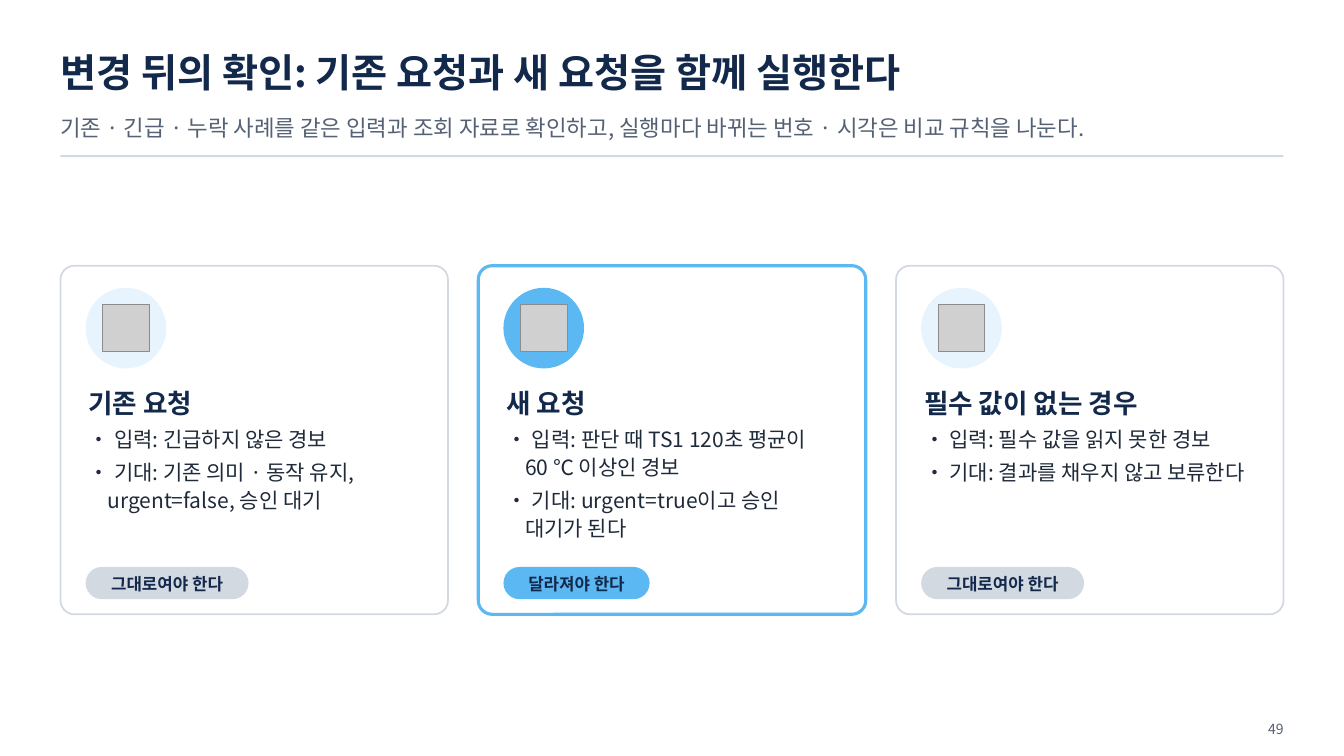
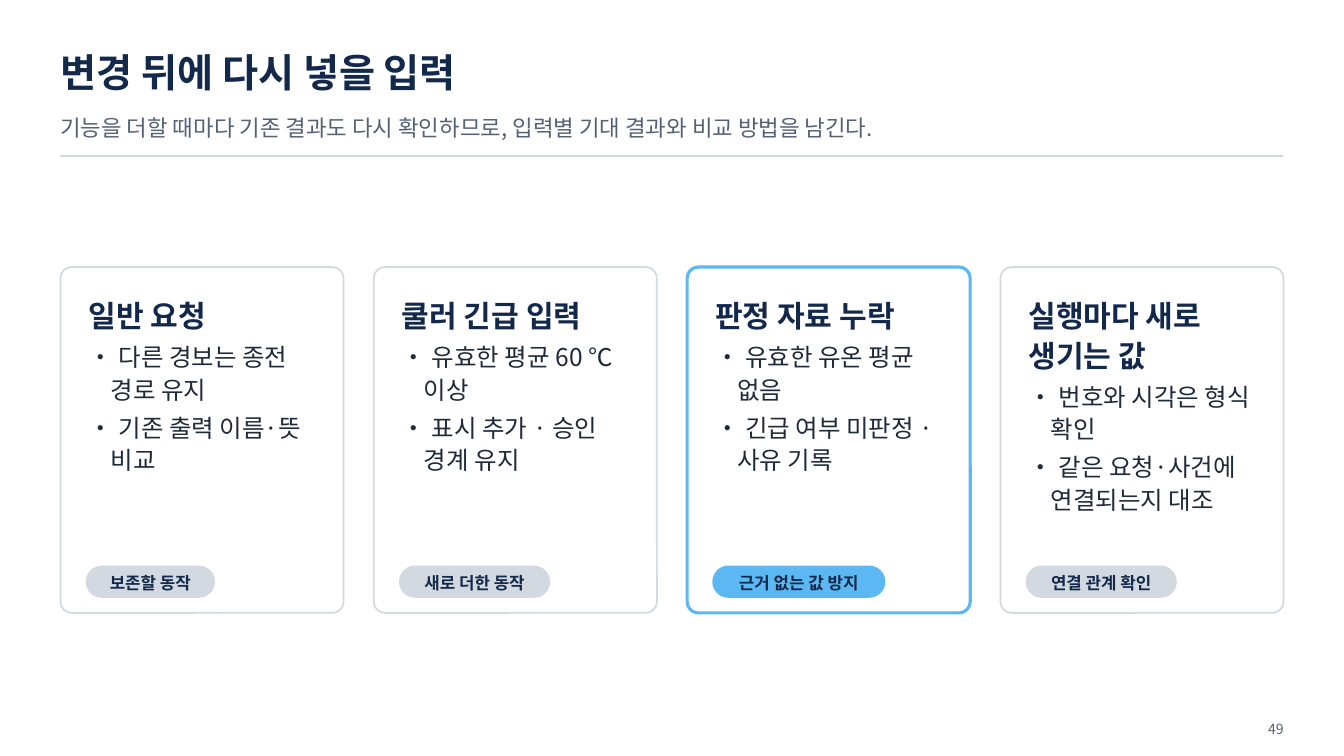
Before and after one commit to uengine-oss/hyd-iot-edu, a slide deck: slide 49 of workspace/강의제작/산출물/통합반/이론/07회차/통합반_07일차.pptx. Drawn at 1344x756 pixels with LibreOffice and Linux fonts; fonts in the diff are those of the drawing; grey boxes stand for pictures. Boxes give left, top, right and bottom in pixels: in the first picture for what was removed or moved away, otherwise in the second. Text is boxed around its words. In the diff, an @@ line names an element or a change of style, - is before the commit and + after.

Commit message:
통합반 7회차 45~49장 유효성·변경 검사를 보강하고 75행 본문 26분34초를 검증

```diff
--- a/workspace/강의제작/산출물/통합반/이론/07회차/통합반_07일차.pptx
+++ b/workspace/강의제작/산출물/통합반/이론/07회차/통합반_07일차.pptx
@@ text at (x1=60, y1=54, x2=456, y2=91): text changed @@
-변경 뒤의 확인: 기존 요청과 새 요청을 함께 실행한다
+변경 뒤에 다시 넣을 입력
@@ text at (x1=60, y1=117, x2=873, y2=140): text changed @@
-기존 · 긴급 · 누락 사례를 같은 입력과 조회 자료로 확인하고, 실행마다 바뀌는 번호 · 시각은 비교 규칙을 나눈다.
+기능을 더할 때마다 기존 결과도 다시 확인하므로, 입력별 기대 결과와 비교 방법을 남긴다.
@@ rounded rectangle resized from (x1=60, y1=266, x2=448, y2=615) to (x1=60, y1=267, x2=344, y2=613) @@
@@ rounded rectangle added at (x1=374, y1=267, x2=657, y2=613), fill #FFFFFF, outline #D3D9E1 1.25 pt @@
@@ rounded rectangle resized from (x1=478, y1=266, x2=865, y2=615) to (x1=688, y1=267, x2=971, y2=613) @@
@@ rounded rectangle resized from (x1=896, y1=266, x2=1284, y2=615) to (x1=1000, y1=267, x2=1284, y2=613) @@
@@ ellipse removed at (x1=86, y1=288, x2=166, y2=369) @@
@@ ellipse removed at (x1=503, y1=288, x2=584, y2=369) @@
@@ ellipse removed at (x1=922, y1=288, x2=1002, y2=369) @@
@@ text added at (x1=89, y1=301, x2=302, y2=471), 17.5 pt, text #1F2A3A @@
+일반 요청
+• 다른 경보는 종전 경로 유지
+• 기존 출력 이름·뜻 비교
@@ picture removed at (x1=103, y1=304, x2=149, y2=351) @@
@@ text added at (x1=402, y1=301, x2=612, y2=471), 17.5 pt, text #1F2A3A @@
+쿨러 긴급 입력
+• 유효한 평균 60 ℃ 이상
+• 표시 추가 · 승인 경계 유지
@@ picture removed at (x1=520, y1=304, x2=567, y2=351) @@
@@ text at (x1=715, y1=302, x2=914, y2=471): text changed; size 15 to 17.5 pt @@
-새 요청
-• 입력: 판단 때 TS1 120초 평균이 60 ℃ 이상인 경보
-• 기대: urgent=true이고 승인 대기가 된다
+판정 자료 누락
+• 유효한 유온 평균 없음
+• 긴급 여부 미판정 · 사유 기록
@@ picture removed at (x1=939, y1=304, x2=985, y2=351) @@
@@ text added at (x1=1028, y1=301, x2=1250, y2=511), 17.5 pt, text #1F2A3A @@
+실행마다 새로 생기는 값
+• 번호와 시각은 형식 확인
+• 같은 요청·사건에 연결되는지 대조
@@ rounded rectangle resized from (x1=86, y1=567, x2=249, y2=599) to (x1=86, y1=566, x2=215, y2=598) @@
@@ text "보존할 동작" at (x1=110, y1=575, x2=191, y2=591): vertical alignment top to middle @@
@@ rounded rectangle added at (x1=399, y1=566, x2=551, y2=598), fill #D3D9E1 @@
@@ rounded rectangle resized from (x1=503, y1=567, x2=649, y2=599) to (x1=713, y1=566, x2=886, y2=598) @@
@@ rounded rectangle resized from (x1=922, y1=567, x2=1085, y2=599) to (x1=1025, y1=566, x2=1177, y2=598) @@
@@ text "연결 관계 확인" at (x1=1051, y1=575, x2=1151, y2=591): vertical alignment top to middle @@
@@ text at (x1=110, y1=575, x2=191, y2=591): text changed; size 15 to 12 pt; text colour #1F2A3A to #13294B; bold on @@
-기존 요청
-• 입력: 긴급하지 않은 경보
-• 기대: 기존 의미 · 동작 유지, urgent=false, 승인 대기
+보존할 동작
@@ text removed at (x1=111, y1=576, x2=223, y2=592) @@
-그대로여야 한다
@@ text added at (x1=424, y1=575, x2=525, y2=591), 12 pt, text #13294B, bold @@
+새로 더한 동작
@@ text at (x1=739, y1=575, x2=859, y2=591): text changed @@
-달라져야 한다
+근거 없는 값 방지
@@ text removed at (x1=947, y1=576, x2=1059, y2=592) @@
-그대로여야 한다
@@ text at (x1=1051, y1=575, x2=1151, y2=591): text changed; size 15 to 12 pt; text colour #1F2A3A to #13294B; bold on @@
-필수 값이 없는 경우
-• 입력: 필수 값을 읽지 못한 경보
-• 기대: 결과를 채우지 않고 보류한다
+연결 관계 확인
```
Also in this commit, not shown: 2 other slides changed, 2 slides added, 2 slides removed, 24 other files.
